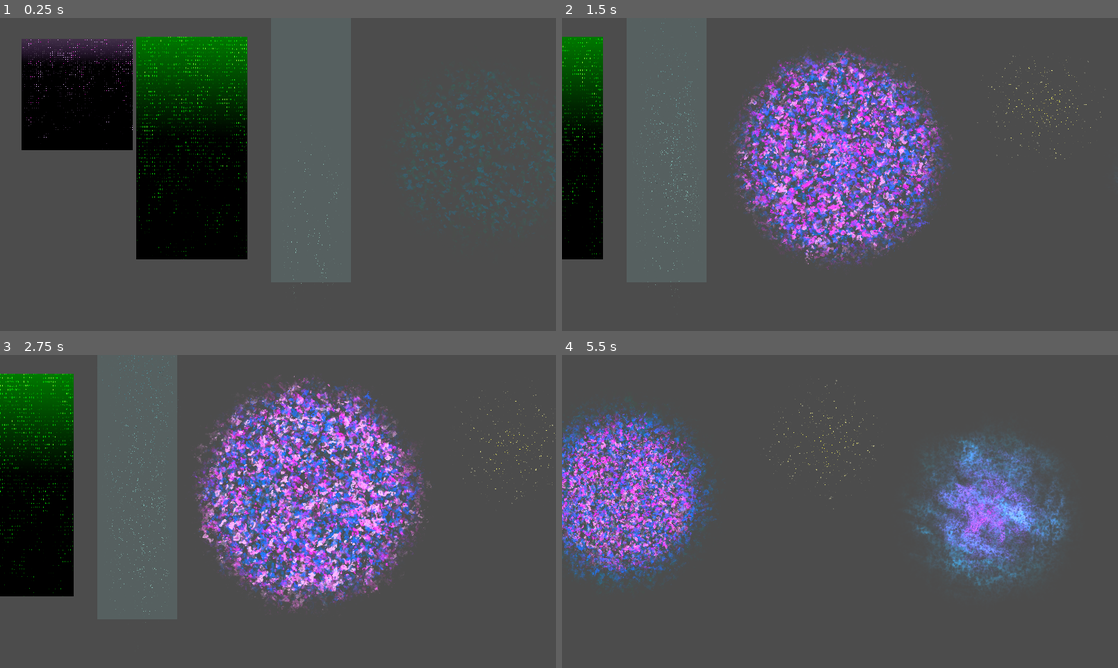
Above: before the commit, frames 1-4 (two rows, left to right).
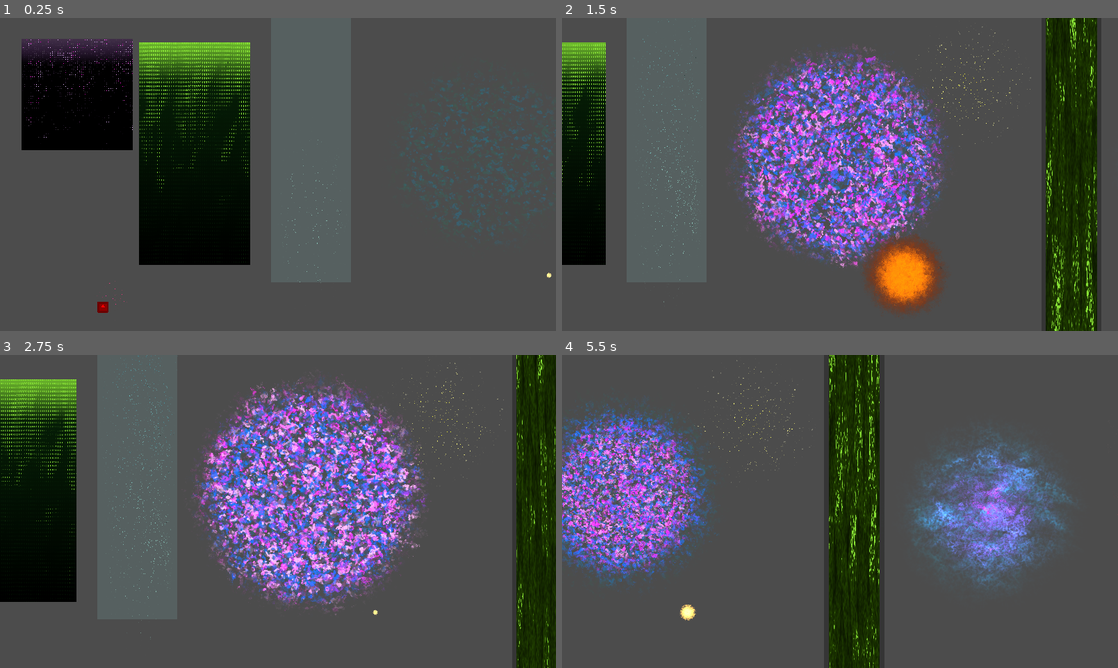
Above: after the commit, the same moments.

Repository: KurzweilTV/AssemblyJam
Game: Godot game, scene res://Test/ShaderShowRoom.tscn
Same seed, same stepped clock (60 frames per second), same inputs: the game is played once before the commit and once after it. Before the commit the project has no main scene; this scene is started directly in both runs. The engine's default icon, where the game draws it, is replaced by a stand-in: a white triangle on a blue panel in a dark square.
Inputs:
- Up to frame 1 (0.25 s): no input
- Up to frame 2 (1.5 s): tap Enter (ui_accept) at 0.5, 0.77 s; hold Right (ui_right) from 0.53 s (still down)
- Up to frame 3 (2.75 s): tap Enter (ui_accept) at 1.52 s; release Right (ui_right) at 2.03 s; hold Left (ui_left) from 2.03 s (still down)
- Up to frame 4 (5.5 s): release Left (ui_left) at 2.78 s; hold Right (ui_right) 2.78-4.28 s; tap Enter (ui_accept) at 3.02, 3.77, 4.52 s; hold Left (ui_left) 4.28-5.03 s; hold Right (ui_right) from 5.03 s (still down)

The runs differ from the first frame. In frame 1, 6.4% of the frame differs, in the area x 17-100%, y 6-95%; in frame 2, 31%, in the area x 0-98%, y 0-100%; in frame 3, 31%; in frame 4, 25%.

Commit message:
even more shaders
+ more noise textures
+ fixes to sound manager

Diff:
--- a/Managers/SoundManager.gd
+++ b/Managers/SoundManager.gd
@@ -1,14 +1,15 @@
 extends Node
-
 
 
 func play_song(newSong : AudioStream):
 	if $MusicPlayer1.playing:
 		$MusicPlayer2.stream = newSong
 		$Tranistion.play("Play2")
+		$MusicPlayer2.play()
 	else:
 		$MusicPlayer1.stream = newSong
 		$Tranistion.play("Play1")
+		$MusicPlayer1.play()
 	pass
 
 
--- /dev/null
+++ b/Resources/ShaderCode/EnergyTexture.tres
@@ -0,0 +1,19 @@
+[gd_resource type="Shader" format=2]
+
+[resource]
+code = "shader_type canvas_item;
+uniform vec2 scroll1 = vec2(1.0,1.0);
+uniform vec2 scroll2 = vec2(1.0,1.0);
+
+uniform sampler2D texture2;
+uniform sampler2D gradient;
+
+uniform float energyTex1 = 0.0;
+uniform float energyTex2 = 0.0;
+
+void fragment(){
+	float color1 = energyTex1 + texture(TEXTURE, UV + scroll1 * TIME).r;
+	float color2 = energyTex2 + texture(texture2,UV + scroll2 * TIME).r;
+	float energy =  UV.y + color1 * color2 - UV.y ;
+	COLOR = texture(gradient, vec2(energy));
+}"
--- /dev/null
+++ b/Resources/ShaderCode/ScrollingTexture.tres
@@ -0,0 +1,15 @@
+[gd_resource type="Shader" format=2]
+
+[resource]
+code = "shader_type canvas_item;
+uniform vec2 scrollSpeed = vec2(1.0,1.0);
+
+uniform sampler2D texture2;
+uniform sampler2D gradient;
+
+void fragment(){
+	float color1 = texture(TEXTURE, UV + scrollSpeed * TIME).r;
+	float color2 = texture(texture2, UV + scrollSpeed * TIME).r;
+	float energy =  0.6 + color1 * color2 - ( UV.y * 0.6);
+	COLOR = texture(gradient, vec2(energy));
+}"
--- a/Test/ShaderShowRoom.tscn
+++ b/Test/ShaderShowRoom.tscn
@@ -13,6 +13,16 @@
 [ext_resource path="res://Resources/NoiseTextures/seamless_texture13.png" type="Texture" id=11]
 [ext_resource path="res://Resources/NoiseTextures/seamless_texture10.png" type="Texture" id=12]
 [ext_resource path="res://Resources/Particles/beam1.png" type="Texture" id=13]
+[ext_resource path="res://icon.png" type="Texture" id=14]
+[ext_resource path="res://Resources/Particles/smoke3.png" type="Texture" id=15]
+[ext_resource path="res://Resources/ShaderCode/ScrollingTexture.tres" type="Shader" id=16]
+[ext_resource path="res://Resources/NoiseTextures/experimental_texture000.png" type="Texture" id=17]
+[ext_resource path="res://Resources/NoiseTextures/experimental_texture009.png" type="Texture" id=18]
+[ext_resource path="res://Resources/NoiseTextures/experimental_texture001.png" type="Texture" id=19]
+[ext_resource path="res://Resources/Particles/orb3.png" type="Texture" id=20]
+[ext_resource path="res://Resources/NoiseTextures/experimental_texture006.png" type="Texture" id=21]
+[ext_resource path="res://Resources/ShaderCode/EnergyTexture.tres" type="Shader" id=22]
+[ext_resource path="res://Resources/NoiseTextures/experimental_texture003.png" type="Texture" id=23]
 
 [sub_resource type="Shader" id=4]
 code = "shader_type canvas_item;
@@ -42,9 +52,92 @@
 shader_param/texture2 = ExtResource( 5 )
 shader_param/gradient = SubResource( 3 )
 
+[sub_resource type="Gradient" id=124]
+offsets = PoolRealArray( 0.23871, 0.432258, 0.445161, 0.541936, 0.56129, 0.606452, 0.767742 )
+colors = PoolColorArray( 0.219608, 0.443137, 0.243137, 0, 0.653942, 0.430798, 0.755371, 1, 0.403922, 0.811765, 0.443137, 1, 0.282353, 0, 0.407843, 0, 0.485992, 0.313349, 0.553223, 1, 0.386398, 0.120623, 0.505151, 0.28, 0.537255, 0.352941, 0.619608, 0 )
+
+[sub_resource type="GradientTexture" id=125]
+gradient = SubResource( 124 )
+width = 60
+
+[sub_resource type="ShaderMaterial" id=126]
+shader = ExtResource( 16 )
+shader_param/scrollSpeed = Vector2( -0.133, 0.332 )
+shader_param/texture2 = ExtResource( 11 )
+shader_param/gradient = SubResource( 125 )
+
+[sub_resource type="OpenSimplexNoise" id=127]
+octaves = 4
+period = 51.3
+persistence = 0.081
+lacunarity = 2.03
+
+[sub_resource type="NoiseTexture" id=128]
+seamless = true
+noise = SubResource( 127 )
+
+[sub_resource type="Gradient" id=145]
+offsets = PoolRealArray( 0, 0.23871, 0.477419, 0.606452, 1 )
+colors = PoolColorArray( 0.546875, 0, 0, 1, 0.941406, 0.573583, 0.143417, 1, 1, 0.94902, 0.619608, 1, 0.921875, 0.793137, 0.406921, 0.415254, 0, 0, 0, 0 )
+
+[sub_resource type="GradientTexture" id=146]
+gradient = SubResource( 145 )
+width = 60
+
+[sub_resource type="ShaderMaterial" id=147]
+shader = ExtResource( 16 )
+shader_param/scrollSpeed = Vector2( 0, 0.541 )
+shader_param/texture2 = ExtResource( 11 )
+shader_param/gradient = SubResource( 146 )
+
+[sub_resource type="NoiseTexture" id=132]
+seamless = true
+noise = SubResource( 127 )
+
+[sub_resource type="Gradient" id=148]
+offsets = PoolRealArray( 0.0903226, 0.645161, 1 )
+colors = PoolColorArray( 0.545098, 0.545098, 0.545098, 1, 0, 0, 0, 1, 0, 0, 0, 0 )
+
+[sub_resource type="GradientTexture" id=149]
+gradient = SubResource( 148 )
+width = 60
+
+[sub_resource type="ShaderMaterial" id=155]
+shader = ExtResource( 16 )
+shader_param/scrollSpeed = Vector2( 0, 0.541 )
+shader_param/texture2 = ExtResource( 2 )
+shader_param/gradient = SubResource( 149 )
+
+[sub_resource type="Gradient" id=159]
+offsets = PoolRealArray( 0.251613, 0.458065 )
+colors = PoolColorArray( 1, 1, 1, 1, 0.388235, 0.435294, 0.454902, 1 )
+
+[sub_resource type="GradientTexture" id=160]
+gradient = SubResource( 159 )
+width = 60
+
+[sub_resource type="ShaderMaterial" id=158]
+shader = ExtResource( 22 )
+shader_param/scroll1 = Vector2( 1, 1 )
+shader_param/scroll2 = Vector2( 1, 1 )
+shader_param/energyTex1 = 0.172
+shader_param/energyTex2 = 0.068
+shader_param/texture2 = ExtResource( 23 )
+shader_param/gradient = SubResource( 160 )
+
+[sub_resource type="OpenSimplexNoise" id=162]
+octaves = 5
+period = 27.4
+persistence = 0.881
+lacunarity = 2.56
+
+[sub_resource type="NoiseTexture" id=163]
+seamless = true
+noise = SubResource( 162 )
+
 [sub_resource type="Gradient" id=6]
-offsets = PoolRealArray( 0.322581, 0.903226, 1 )
-colors = PoolColorArray( 0, 0, 0, 1, 0, 1, 0.015625, 1, 0.539164, 0.890625, 0.219177, 1 )
+offsets = PoolRealArray( 0, 0.490323, 0.632258 )
+colors = PoolColorArray( 0, 0, 0, 1, 0.0281525, 0.120117, 0.0295894, 1, 0.539164, 0.890625, 0.219177, 1 )
 
 [sub_resource type="GradientTexture" id=7]
 gradient = SubResource( 6 )
@@ -52,9 +145,78 @@
 
 [sub_resource type="ShaderMaterial" id=5]
 shader = SubResource( 4 )
-shader_param/scrollSpeed = Vector2( 0, 0.105 )
-shader_param/texture2 = ExtResource( 5 )
+shader_param/scrollSpeed = Vector2( 0, 0.443 )
+shader_param/texture2 = ExtResource( 2 )
 shader_param/gradient = SubResource( 7 )
+
+[sub_resource type="OpenSimplexNoise" id=105]
+seed = 5
+octaves = 7
+period = 7.4
+persistence = 0.842
+lacunarity = 0.54
+
+[sub_resource type="NoiseTexture" id=106]
+width = 256
+seamless = true
+bump_strength = 3.8
+noise = SubResource( 105 )
+
+[sub_resource type="Gradient" id=164]
+offsets = PoolRealArray( 0, 0.767742, 0.870968 )
+colors = PoolColorArray( 0, 0, 0, 1, 0.139038, 0.265625, 0, 1, 0.539164, 0.890625, 0.219177, 1 )
+
+[sub_resource type="GradientTexture" id=165]
+gradient = SubResource( 164 )
+width = 60
+
+[sub_resource type="ShaderMaterial" id=166]
+shader = ExtResource( 22 )
+shader_param/scroll1 = Vector2( 0, -0.341 )
+shader_param/scroll2 = Vector2( 0, -0.155 )
+shader_param/energyTex1 = 0.231
+shader_param/energyTex2 = 0.233
+shader_param/texture2 = ExtResource( 12 )
+shader_param/gradient = SubResource( 165 )
+
+[sub_resource type="NoiseTexture" id=167]
+width = 128
+height = 1024
+seamless = true
+bump_strength = 3.8
+noise = SubResource( 105 )
+
+[sub_resource type="Animation" id=168]
+resource_name = "New Anim"
+length = 2.0
+loop = true
+tracks/0/type = "value"
+tracks/0/path = NodePath(".:material:shader_param/energyTex1")
+tracks/0/interp = 1
+tracks/0/loop_wrap = true
+tracks/0/imported = false
+tracks/0/enabled = true
+tracks/0/keys = {
+"times": PoolRealArray( 0, 1.1 ),
+"transitions": PoolRealArray( 2, -2 ),
+"update": 0,
+"values": [ 0.355, 0.477 ]
+}
+
+[sub_resource type="Animation" id=169]
+length = 0.001
+tracks/0/type = "value"
+tracks/0/path = NodePath(".:material:shader_param/energyTex1")
+tracks/0/interp = 1
+tracks/0/loop_wrap = true
+tracks/0/imported = false
+tracks/0/enabled = true
+tracks/0/keys = {
+"times": PoolRealArray( 0 ),
+"transitions": PoolRealArray( 1 ),
+"update": 0,
+"values": [ 0.231 ]
+}
 
 [sub_resource type="Shader" id=1]
 code = "shader_type canvas_item;
@@ -149,6 +311,83 @@
 hue_variation = 1.0
 hue_variation_random = 1.0
 
+[sub_resource type="Gradient" id=108]
+offsets = PoolRealArray( 0.316129, 1 )
+colors = PoolColorArray( 1, 0.0625, 0.414063, 1, 0, 0, 0, 0 )
+
+[sub_resource type="GradientTexture" id=109]
+gradient = SubResource( 108 )
+
+[sub_resource type="Gradient" id=110]
+offsets = PoolRealArray( 0.141479, 0.264516 )
+colors = PoolColorArray( 0, 0, 0, 0, 1, 1, 1, 1 )
+
+[sub_resource type="GradientTexture" id=111]
+gradient = SubResource( 110 )
+width = 100
+
+[sub_resource type="ShaderMaterial" id=112]
+shader = SubResource( 1 )
+shader_param/scorll1 = Vector2( 0, 0.01 )
+shader_param/scorll2 = Vector2( 0, -0.058 )
+shader_param/sharpnes = 4.587
+shader_param/texture1 = ExtResource( 9 )
+shader_param/texture2 = ExtResource( 7 )
+shader_param/lifetimeGradient = SubResource( 109 )
+shader_param/overlapGradient = SubResource( 111 )
+
+[sub_resource type="ParticlesMaterial" id=113]
+trail_divisor = 2
+flag_disable_z = true
+direction = Vector3( 0, -1, 0 )
+spread = 6.79
+gravity = Vector3( 0, 0, 0 )
+initial_velocity = 189.94
+initial_velocity_random = 0.35
+orbit_velocity = 0.0
+orbit_velocity_random = 0.0
+damping = 0.65
+angle = 30.0
+angle_random = 1.0
+angle_curve = SubResource( 26 )
+scale = 0.2
+scale_curve = SubResource( 28 )
+color_ramp = SubResource( 61 )
+hue_variation = 1.0
+hue_variation_random = 1.0
+
+[sub_resource type="Animation" id=114]
+resource_name = "New Anim"
+length = 4.0
+loop = true
+tracks/0/type = "value"
+tracks/0/path = NodePath(".:position")
+tracks/0/interp = 1
+tracks/0/loop_wrap = true
+tracks/0/imported = false
+tracks/0/enabled = true
+tracks/0/keys = {
+"times": PoolRealArray( 0, 2 ),
+"transitions": PoolRealArray( 1, -2 ),
+"update": 0,
+"values": [ Vector2( 264, 664 ), Vector2( 48, 672 ) ]
+}
+
+[sub_resource type="Animation" id=115]
+length = 0.001
+tracks/0/type = "value"
+tracks/0/path = NodePath(".:position")
+tracks/0/interp = 1
+tracks/0/loop_wrap = true
+tracks/0/imported = false
+tracks/0/enabled = true
+tracks/0/keys = {
+"times": PoolRealArray( 0 ),
+"transitions": PoolRealArray( 1 ),
+"update": 0,
+"values": [ Vector2( 56, 680 ) ]
+}
+
 [sub_resource type="Gradient" id=87]
 offsets = PoolRealArray( 0, 0.290323, 0.787097 )
 colors = PoolColorArray( 1, 0.867188, 0, 1, 0.527344, 0.102997, 0.102997, 1, 0.341176, 0.341176, 0.341176, 0 )
@@ -224,7 +463,13 @@
 shader_param/lifetimeGradient = SubResource( 95 )
 shader_param/overlapGradient = SubResource( 97 )
 
+[sub_resource type="Curve" id=161]
+min_value = -360.0
+max_value = 360.0
+_data = [ Vector2( 0, 1 ), 0.0, 0.0, 0, 0, Vector2( 1, 1 ), 0.0, 0.0, 0, 0 ]
+
 [sub_resource type="CurveTexture" id=99]
+curve = SubResource( 161 )
 
 [sub_resource type="Gradient" id=101]
 colors = PoolColorArray( 0.909091, 0.909091, 0.909091, 0.0909091, 1, 1, 1, 1 )
@@ -357,11 +602,11 @@
 shader_param/lifetimeGradient = SubResource( 76 )
 shader_param/overlapGradient = SubResource( 78 )
 
-[sub_resource type="Curve" id=80]
+[sub_resource type="Curve" id=150]
 _data = [ Vector2( 0, 1 ), 0.0, 0.0, 0, 0, Vector2( 1, 0 ), 0.0, 0.0, 0, 0 ]
 
 [sub_resource type="CurveTexture" id=81]
-curve = SubResource( 80 )
+curve = SubResource( 150 )
 
 [sub_resource type="ParticlesMaterial" id=82]
 flag_disable_z = true
@@ -380,6 +625,139 @@
 hue_variation = 1.0
 hue_variation_random = 1.0
 
+[sub_resource type="Gradient" id=133]
+offsets = PoolRealArray( 0.425806, 1 )
+colors = PoolColorArray( 0.882353, 0.941176, 0.933333, 0, 1, 1, 1, 1 )
+
+[sub_resource type="GradientTexture" id=134]
+gradient = SubResource( 133 )
+width = 100
+
+[sub_resource type="ShaderMaterial" id=135]
+shader = SubResource( 62 )
+shader_param/scorll1 = Vector2( 0, 0.05 )
+shader_param/scorll2 = Vector2( 0.09, 0 )
+shader_param/sharpnes = 0.978
+shader_param/texture1 = ExtResource( 17 )
+shader_param/texture2 = ExtResource( 11 )
+shader_param/lifetimeGradient = SubResource( 76 )
+shader_param/overlapGradient = SubResource( 134 )
+
+[sub_resource type="Curve" id=151]
+_data = [ Vector2( 0, 1 ), 0.0, 0.0, 0, 0, Vector2( 1, 0 ), 0.0, 0.0, 0, 0 ]
+
+[sub_resource type="CurveTexture" id=152]
+curve = SubResource( 151 )
+
+[sub_resource type="ParticlesMaterial" id=136]
+flag_disable_z = true
+direction = Vector3( 0, -1, 0 )
+spread = 30.11
+gravity = Vector3( 0, 0, 0 )
+initial_velocity_random = 0.35
+orbit_velocity = 0.0
+orbit_velocity_random = 0.0
+damping = 4.18
+angle = 720.0
+angle_random = 1.0
+scale = 0.2
+scale_curve = SubResource( 152 )
+color_ramp = SubResource( 64 )
+hue_variation = 1.0
+hue_variation_random = 1.0
+
+[sub_resource type="Animation" id=153]
+resource_name = "New Anim"
+length = 3.0
+loop = true
+tracks/0/type = "value"
+tracks/0/path = NodePath(".:material:shader_param/sharpnes")
+tracks/0/interp = 1
+tracks/0/loop_wrap = true
+tracks/0/imported = false
+tracks/0/enabled = true
+tracks/0/keys = {
+"times": PoolRealArray( 1, 2.5 ),
+"transitions": PoolRealArray( 1, 0.5 ),
+"update": 0,
+"values": [ 0.2, 2.0 ]
+}
+
+[sub_resource type="Animation" id=154]
+length = 0.001
+tracks/0/type = "value"
+tracks/0/path = NodePath(".:material:shader_param/sharpnes")
+tracks/0/interp = 1
+tracks/0/loop_wrap = true
+tracks/0/imported = false
+tracks/0/enabled = true
+tracks/0/keys = {
+"times": PoolRealArray( 0 ),
+"transitions": PoolRealArray( 1 ),
+"update": 0,
+"values": [ 0.978 ]
+}
+tracks/1/type = "value"
+tracks/1/path = NodePath(".:process_material:scale_random")
+tracks/1/interp = 1
+tracks/1/loop_wrap = true
+tracks/1/imported = false
+tracks/1/enabled = true
+tracks/1/keys = {
+"times": PoolRealArray( 0 ),
+"transitions": PoolRealArray( 1 ),
+"update": 0,
+"values": [ 0.0 ]
+}
+
+[sub_resource type="Gradient" id=137]
+offsets = PoolRealArray( 0.0516129, 0.541936, 0.858065, 1 )
+colors = PoolColorArray( 0, 0.827148, 1, 0, 0.419139, 0.295601, 0.900879, 1, 0.976471, 0, 1, 1, 1, 0.0431373, 0.878431, 0.176471 )
+
+[sub_resource type="GradientTexture" id=138]
+gradient = SubResource( 137 )
+
+[sub_resource type="Gradient" id=139]
+offsets = PoolRealArray( 0.56129, 1 )
+colors = PoolColorArray( 0.882353, 0.941176, 0.933333, 0, 1, 1, 1, 1 )
+
+[sub_resource type="GradientTexture" id=140]
+gradient = SubResource( 139 )
+width = 100
+
+[sub_resource type="ShaderMaterial" id=141]
+shader = SubResource( 62 )
+shader_param/scorll1 = Vector2( 0, 0.05 )
+shader_param/scorll2 = Vector2( 0.09, 0 )
+shader_param/sharpnes = 2.507
+shader_param/texture1 = ExtResource( 19 )
+shader_param/texture2 = ExtResource( 18 )
+shader_param/lifetimeGradient = SubResource( 138 )
+shader_param/overlapGradient = SubResource( 140 )
+
+[sub_resource type="Curve" id=142]
+_data = [ Vector2( 0.483146, 1 ), 0.0, 0.0, 0, 0, Vector2( 1, 0 ), 0.0, 0.0, 0, 0 ]
+
+[sub_resource type="CurveTexture" id=143]
+curve = SubResource( 142 )
+
+[sub_resource type="ParticlesMaterial" id=144]
+flag_disable_z = true
+direction = Vector3( 0, -1, 0 )
+spread = 30.11
+gravity = Vector3( 0, 0, 0 )
+initial_velocity_random = 0.35
+orbit_velocity = 0.0
+orbit_velocity_random = 0.0
+damping = 0.65
+angle = 720.0
+angle_random = 1.0
+scale = 0.2
+scale_curve = SubResource( 143 )
+color_ramp = SubResource( 64 )
+hue_variation = 1.0
+hue_variation_random = 1.0
+
 [sub_resource type="Gradient" id=67]
 offsets = PoolRealArray( 0, 0.148387, 0.296774, 1 )
 colors = PoolColorArray( 0, 0.321569, 0.00392157, 0, 0.839844, 0.607072, 0.0557709, 1, 0.859375, 0.82974, 0.100708, 0.913725, 0.682353, 0.682353, 0.682353, 0 )
@@ -428,6 +806,59 @@
 hue_variation = 1.0
 hue_variation_random = 1.0
 
+[sub_resource type="Gradient" id=116]
+offsets = PoolRealArray( 0.0193548, 0.0967742, 0.341935, 0.496774, 0.793548 )
+colors = PoolColorArray( 0, 0.321569, 0.00392157, 0, 1, 0.841125, 0.464844, 1, 0.76709, 0.388789, 0, 0.913725, 0.271484, 0.111869, 0.0466614, 1, 0.0922852, 0.0836334, 0.0836334, 0 )
+
+[sub_resource type="GradientTexture" id=117]
+gradient = SubResource( 116 )
+
+[sub_resource type="Gradient" id=118]
+offsets = PoolRealArray( 0, 0.445161, 1 )
+colors = PoolColorArray( 1, 1, 1, 1, 1, 1, 1, 0.388889, 0, 0, 0, 1 )
+
+[sub_resource type="GradientTexture" id=119]
+gradient = SubResource( 118 )
+width = 100
+
+[sub_resource type="OpenSimplexNoise" id=120]
+seed = 3
+octaves = 8
+period = 2.0
+persistence = 0.654
+lacunarity = 1.01
+
+[sub_resource type="NoiseTexture" id=121]
+seamless = true
+noise = SubResource( 120 )
+
+[sub_resource type="ShaderMaterial" id=122]
+shader = SubResource( 62 )
+shader_param/scorll1 = Vector2( 0, 0.05 )
+shader_param/scorll2 = Vector2( 0.09, 0 )
+shader_param/sharpnes = 50.0
+shader_param/texture1 = SubResource( 121 )
+shader_param/texture2 = ExtResource( 7 )
+shader_param/lifetimeGradient = SubResource( 117 )
+shader_param/overlapGradient = SubResource( 119 )
+
+[sub_resource type="ParticlesMaterial" id=123]
+flag_disable_z = true
+direction = Vector3( 0, -1, 0 )
+spread = 30.11
+gravity = Vector3( 0, 0, 0 )
+initial_velocity_random = 0.35
+orbit_velocity = 0.0
+orbit_velocity_random = 0.0
+damping = 0.65
+angle = 720.0
+angle_random = 1.0
+scale = 0.2
+scale_curve = SubResource( 73 )
+color_ramp = SubResource( 64 )
+hue_variation = 1.0
+hue_variation_random = 1.0
+
 [node name="ShaderShowRoom" type="Node2D"]
 
 [node name="Camera2D" type="Camera2D" parent="."]
@@ -442,12 +873,54 @@
 texture = ExtResource( 2 )
 centered = false
 
+[node name="OilSlick" type="Sprite" parent="."]
+material = SubResource( 126 )
+position = Vector2( 2480, 408 )
+scale = Vector2( 0.5, 0.5 )
+texture = SubResource( 128 )
+centered = false
+
+[node name="BrightFlames" type="Sprite" parent="."]
+material = SubResource( 147 )
+position = Vector2( 2784, 400 )
+scale = Vector2( 0.5, 0.5 )
+texture = SubResource( 132 )
+centered = false
+
+[node name="ElevatorShaft" type="Sprite" parent="."]
+material = SubResource( 155 )
+position = Vector2( 4152, 400 )
+scale = Vector2( 0.5, 0.5 )
+texture = ExtResource( 21 )
+centered = false
+
+[node name="ElevatorShaft2" type="Sprite" parent="."]
+material = SubResource( 158 )
+position = Vector2( 4480, 400 )
+scale = Vector2( 0.5, 0.5 )
+texture = SubResource( 163 )
+centered = false
+
 [node name="DataFlow2" type="Sprite" parent="."]
 material = SubResource( 5 )
-position = Vector2( 313, 43 )
-scale = Vector2( 0.5, 1 )
-texture = ExtResource( 2 )
+position = Vector2( 320, 56 )
+texture = SubResource( 106 )
 centered = false
+
+[node name="SlimeFall" type="Sprite" parent="."]
+material = SubResource( 166 )
+position = Vector2( 1584, -104 )
+texture = SubResource( 167 )
+centered = false
+
+[node name="AnimationPlayer" type="AnimationPlayer" parent="SlimeFall"]
+autoplay = "New Anim"
+"anims/New Anim" = SubResource( 168 )
+anims/RESET = SubResource( 169 )
+
+[node name="Line2D" type="Line2D" parent="SlimeFall"]
+points = PoolVector2Array( 0, 1024, 0, 0, 128, 0, 128, 1024, 0, 1024 )
+default_color = Color( 0.211765, 0.211765, 0.211765, 1 )
 
 [node name="SparkLeak" type="Particles2D" parent="."]
 modulate = Color( 2, 2, 2, 1 )
@@ -466,6 +939,28 @@
 color = Color( 0.560784, 1, 0.968627, 0.0470588 )
 polygon = PoolVector2Array( -45.2055, -96, -45.2055, 27.2, 49.3151, 27.2, 49.3151, -96 )
 
+[node name="SparkLeak2" type="Particles2D" parent="."]
+modulate = Color( 2, 2, 2, 1 )
+material = SubResource( 112 )
+position = Vector2( 56, 680 )
+scale = Vector2( 2, 2 )
+amount = 60
+lifetime = 2.0
+speed_scale = 0.3
+local_coords = false
+process_material = SubResource( 113 )
+texture = ExtResource( 8 )
+
+[node name="AnimationPlayer" type="AnimationPlayer" parent="SparkLeak2"]
+autoplay = "New Anim"
+"anims/New Anim" = SubResource( 114 )
+anims/RESET = SubResource( 115 )
+
+[node name="Icon" type="Sprite" parent="SparkLeak2"]
+modulate = Color( 1, 0, 0, 1 )
+scale = Vector2( 0.2, 0.2 )
+texture = ExtResource( 14 )
+
 [node name="FirePlume" type="Particles2D" parent="."]
 modulate = Color( 2, 2, 2, 1 )
 material = SubResource( 85 )
@@ -509,24 +1004,55 @@
 process_material = SubResource( 82 )
 texture = ExtResource( 8 )
 
-[node name="Tween" type="Tween" parent="ThousandPetals2"]
-playback_speed = 0.6
-playback/speed = 0.6
+[node name="ThousandPetals3" type="Particles2D" parent="."]
+modulate = Color( 2, 2, 2, 1 )
+material = SubResource( 135 )
+position = Vector2( 3352, 584 )
+scale = Vector2( 6, 6 )
+amount = 10
+process_material = SubResource( 136 )
+texture = ExtResource( 8 )
+
+[node name="AnimationPlayer" type="AnimationPlayer" parent="ThousandPetals3"]
+autoplay = "New Anim"
+"anims/New Anim" = SubResource( 153 )
+anims/RESET = SubResource( 154 )
+
+[node name="ThousandPetals4" type="Particles2D" parent="."]
+modulate = Color( 2, 2, 2, 1 )
+material = SubResource( 141 )
+position = Vector2( 3848, 280 )
+scale = Vector2( 6, 6 )
+amount = 10
+lifetime = 3.0
+process_material = SubResource( 144 )
+texture = ExtResource( 8 )
+
+[node name="Orb3" type="Sprite" parent="ThousandPetals4"]
+modulate = Color( 0.976471, 0, 1, 0.309804 )
+show_behind_parent = true
+scale = Vector2( 0.02, 0.02 )
+texture = ExtResource( 20 )
 
 [node name="FireCracker" type="Particles2D" parent="."]
 modulate = Color( 2, 2, 2, 1 )
 material = SubResource( 71 )
-position = Vector2( 1580, 204 )
+position = Vector2( 1416, 152 )
 scale = Vector2( 8, 8 )
 amount = 10
 lifetime = 0.6
 process_material = SubResource( 74 )
 texture = ExtResource( 10 )
 
-[node name="Tween" type="Tween" parent="FireCracker"]
-playback_speed = 0.6
-playback/speed = 0.6
+[node name="FireCracker2" type="Particles2D" parent="."]
+modulate = Color( 2, 2, 2, 1 )
+material = SubResource( 122 )
+position = Vector2( 1264, 592 )
+scale = Vector2( 4, 4 )
+amount = 7
+speed_scale = 0.4
+explosiveness = 0.74
+process_material = SubResource( 123 )
+texture = ExtResource( 15 )
 
 [connection signal="tween_completed" from="ThousandPetals/Tween" to="ThousandPetals" method="_on_Tween_tween_completed"]
-[connection signal="tween_completed" from="ThousandPetals2/Tween" to="ThousandPetals2" method="_on_Tween_tween_completed"]
-[connection signal="tween_completed" from="FireCracker/Tween" to="FireCracker" method="_on_Tween_tween_completed"]
--- a/project.godot
+++ b/project.godot
@@ -39,6 +39,7 @@
 [application]
 
 config/name="AssemblyJam"
+run/main_scene="res://Test/ShaderShowRoom.tscn"
 config/icon="res://icon.png"
 
 [autoload]
Binary file added: Resources/NoiseTextures/experimental_texture000.png
Not shown, added: Resources/NoiseTextures/experimental_texture000.png.import
Binary file added: Resources/NoiseTextures/experimental_texture001.png
Not shown, added: Resources/NoiseTextures/experimental_texture001.png.import
Binary file added: Resources/NoiseTextures/experimental_texture002.png
Not shown, added: Resources/NoiseTextures/experimental_texture002.png.import
Binary file added: Resources/NoiseTextures/experimental_texture003.png
Not shown, added: Resources/NoiseTextures/experimental_texture003.png.import
Binary file added: Resources/NoiseTextures/experimental_texture004.png
Not shown, added: Resources/NoiseTextures/experimental_texture004.png.import
Binary file added: Resources/NoiseTextures/experimental_texture005.png
Not shown, added: Resources/NoiseTextures/experimental_texture005.png.import
(and 9 more such lines)
